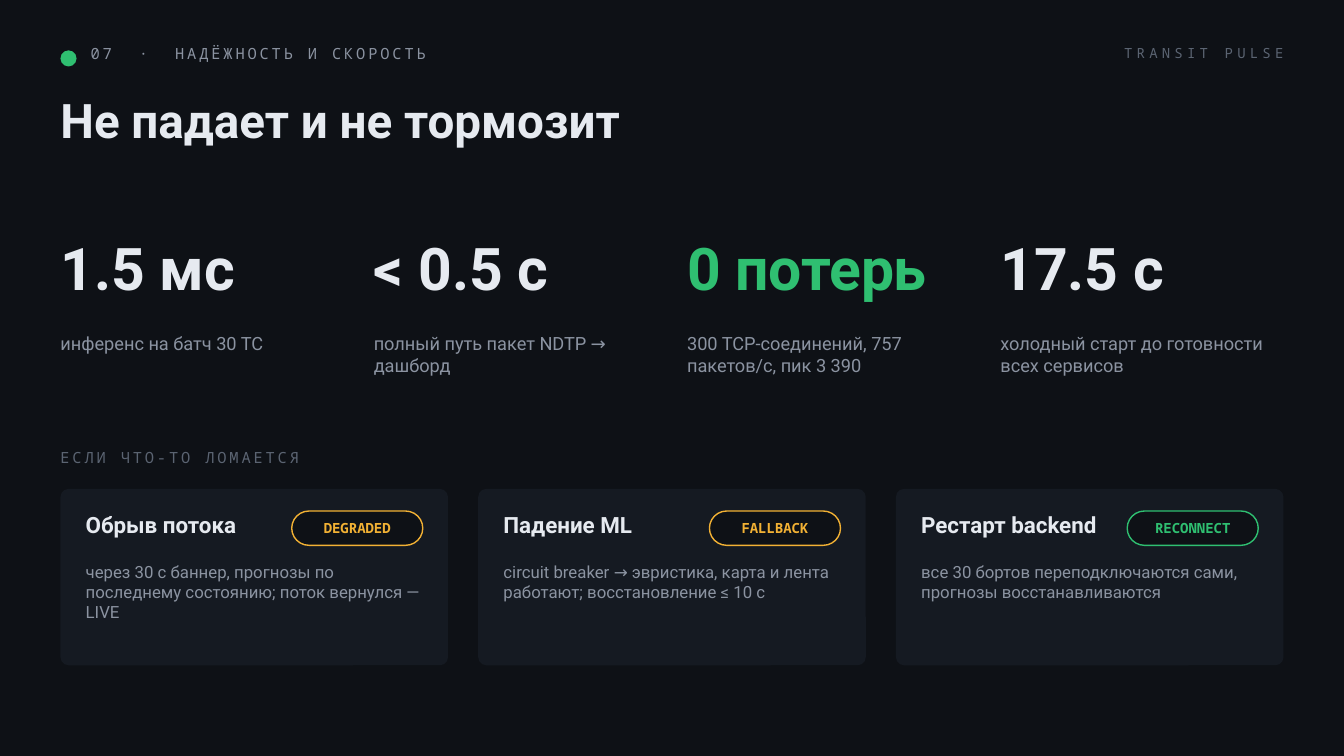
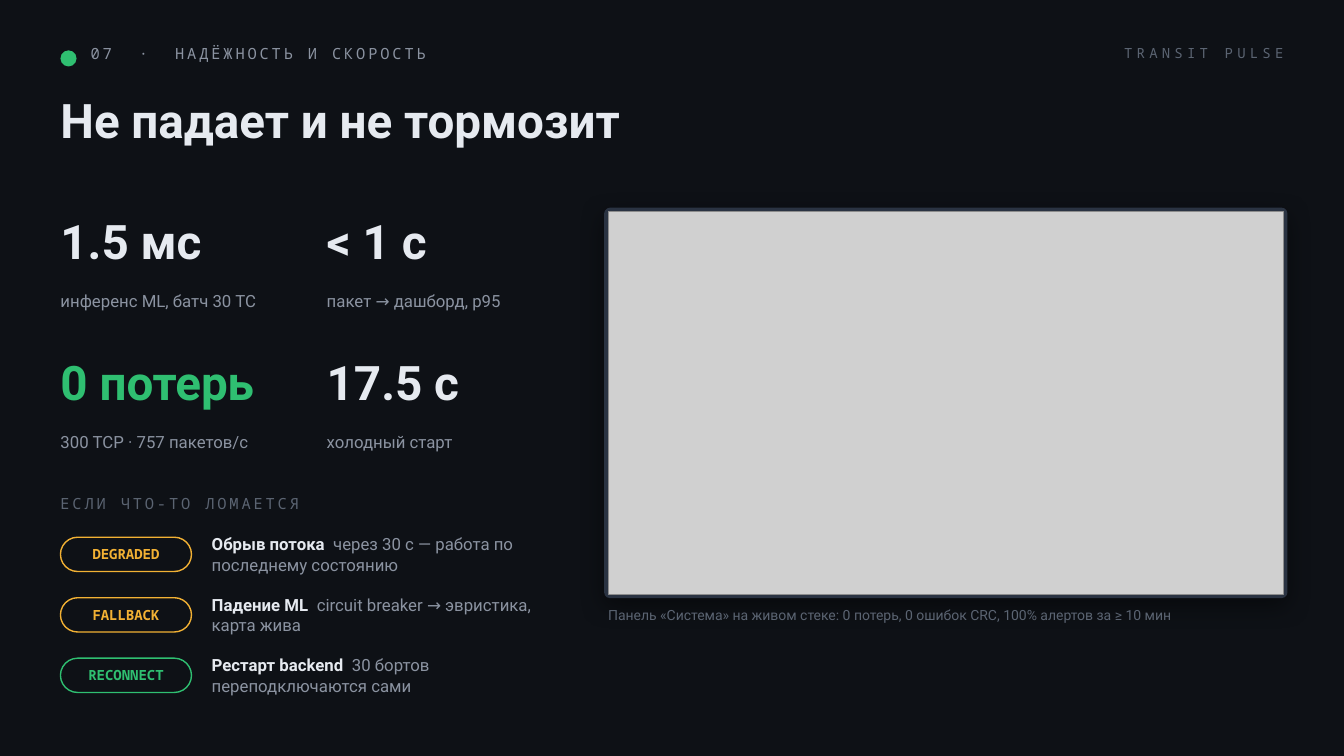
Before and after one commit to jinxovich/transit-pulse, a slide deck: slide 8 of docs/pitch/transit-pulse-pitch.pptx. Drawn at 1344x756 pixels with LibreOffice and Linux fonts; fonts in the diff are those of the drawing; grey boxes stand for pictures. Boxes give left, top, right and bottom in pixels: in the first picture for what was removed or moved away, otherwise in the second. Text is boxed around its words. In the diff, an @@ line names an element or a change of style, - is before the commit and + after.

Commit message:
docs(pitch): свежие скриншоты и панель «Система»

```diff
--- a/docs/pitch/transit-pulse-pitch.pptx
+++ b/docs/pitch/transit-pulse-pitch.pptx
@@ rounded rectangle added at (x1=604, y1=208, x2=1288, y2=598), fill #2A3342 @@
@@ text "1.5 мс" moved from (x1=60, y1=248, x2=235, y2=291) to (x1=60, y1=225, x2=202, y2=260) @@
@@ text at (x1=363, y1=225, x2=427, y2=260): text changed; size 42 to 34 pt @@
-< 0.5 с
+< 1 с
@@ picture added at (x1=608, y1=212, x2=1284, y2=594) @@
@@ text at (x1=60, y1=294, x2=256, y2=311): text changed; size 13 to 12 pt @@
-инференс на батч 30 ТС
+инференс ML, батч 30 ТС
@@ text at (x1=327, y1=294, x2=500, y2=311): text changed; size 13 to 12 pt @@
-полный путь пакет NDTP → дашборд
+пакет → дашборд, p95
@@ text "0 потерь" moved from (x1=687, y1=247, x2=926, y2=302) to (x1=60, y1=365, x2=254, y2=410) @@
@@ size 42 to 34 pt in 3 elements at (x1=60, y1=225, x2=202, y2=260), (x1=60, y1=365, x2=254, y2=410), (x1=327, y1=366, x2=459, y2=401) @@
@@ text "17.5 с" moved from (x1=1000, y1=248, x2=1164, y2=291) to (x1=327, y1=366, x2=459, y2=401) @@
@@ text removed at (x1=1000, y1=337, x2=1263, y2=376) @@
-холодный старт до готовности всех сервисов
@@ text at (x1=60, y1=436, x2=248, y2=449): text changed; size 13 to 12 pt @@
-300 TCP-соединений, 757 пакетов/с, пик 3 390
+300 TCP · 757 пакетов/с
@@ text added at (x1=327, y1=436, x2=453, y2=452), 12 pt, text #8B93A1 @@
+холодный старт
@@ text "ЕСЛИ ЧТО-ТО ЛОМАЕТСЯ" moved from (x1=60, y1=452, x2=299, y2=463) to (x1=60, y1=498, x2=299, y2=509) @@
@@ rounded rectangle removed at (x1=60, y1=489, x2=448, y2=665) @@
@@ rounded rectangle removed at (x1=478, y1=489, x2=865, y2=665) @@
@@ rounded rectangle removed at (x1=896, y1=489, x2=1284, y2=665) @@
@@ text "DEGRADED" moved from (x1=324, y1=523, x2=391, y2=533) to (x1=93, y1=549, x2=160, y2=559) @@
@@ rounded rectangle moved from (x1=291, y1=511, x2=422, y2=545) to (x1=60, y1=537, x2=192, y2=572) @@
@@ text removed at (x1=86, y1=516, x2=236, y2=538) @@
-Обрыв потока
@@ text "Обрыв потока через 30 с ..." at (x1=212, y1=537, x2=513, y2=575): vertical alignment top to middle @@
@@ text at (x1=212, y1=537, x2=513, y2=575): text changed @@
-через 30 с баннер, прогнозы по последнему состоянию; поток вернулся — LIVE
+Обрыв потока через 30 с — работа по последнему состоянию
@@ text removed at (x1=503, y1=517, x2=632, y2=537) @@
-Падение ML
@@ text removed at (x1=503, y1=565, x2=829, y2=602) @@
-circuit breaker → эвристика, карта и лента работают; восстановление ≤ 10 с
@@ text removed at (x1=921, y1=565, x2=1237, y2=602) @@
-все 30 бортов переподключаются сами, прогнозы восстанавливаются
@@ text "FALLBACK" moved from (x1=742, y1=523, x2=809, y2=533) to (x1=93, y1=610, x2=160, y2=620) @@
@@ rounded rectangle moved from (x1=710, y1=511, x2=841, y2=545) to (x1=60, y1=598, x2=192, y2=632) @@
@@ text added at (x1=212, y1=598, x2=531, y2=635), 12 pt, text #8B93A1 @@
+Падение ML circuit breaker → эвристика, карта жива
@@ text added at (x1=608, y1=609, x2=1171, y2=623), 10 pt, text #5B6472 @@
+Панель «Система» на живом стеке: 0 потерь, 0 ошибок CRC, 100% алертов за ≥ 10 мин
@@ text "RECONNECT" moved from (x1=1155, y1=523, x2=1230, y2=533) to (x1=88, y1=670, x2=163, y2=680) @@
@@ rounded rectangle moved from (x1=1127, y1=511, x2=1258, y2=545) to (x1=60, y1=658, x2=192, y2=693) @@
@@ text at (x1=212, y1=658, x2=430, y2=696): text changed; size 16 to 12 pt; text colour #E6EAF0 to #8B93A1; bold off @@
-Рестарт backend
+Рестарт backend 30 бортов переподключаются сами
@@ text "Рестарт backend 30 бортов переподключаются ..." at (x1=212, y1=658, x2=430, y2=696): vertical alignment top to middle @@
```
Also in this commit, not shown: 2 other slides changed, 10 other files.
